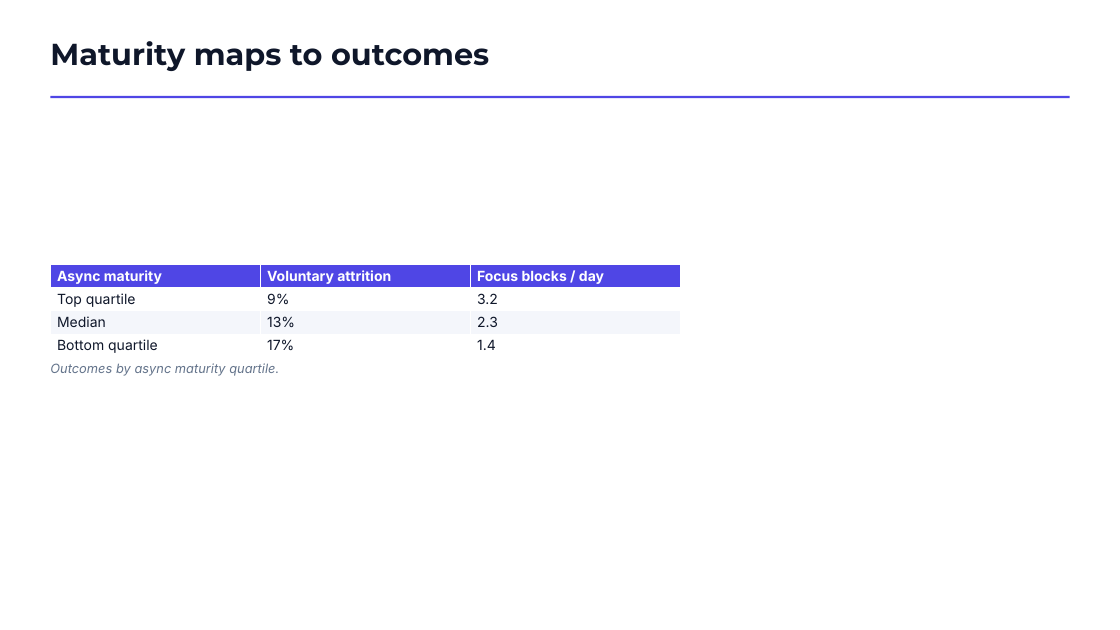
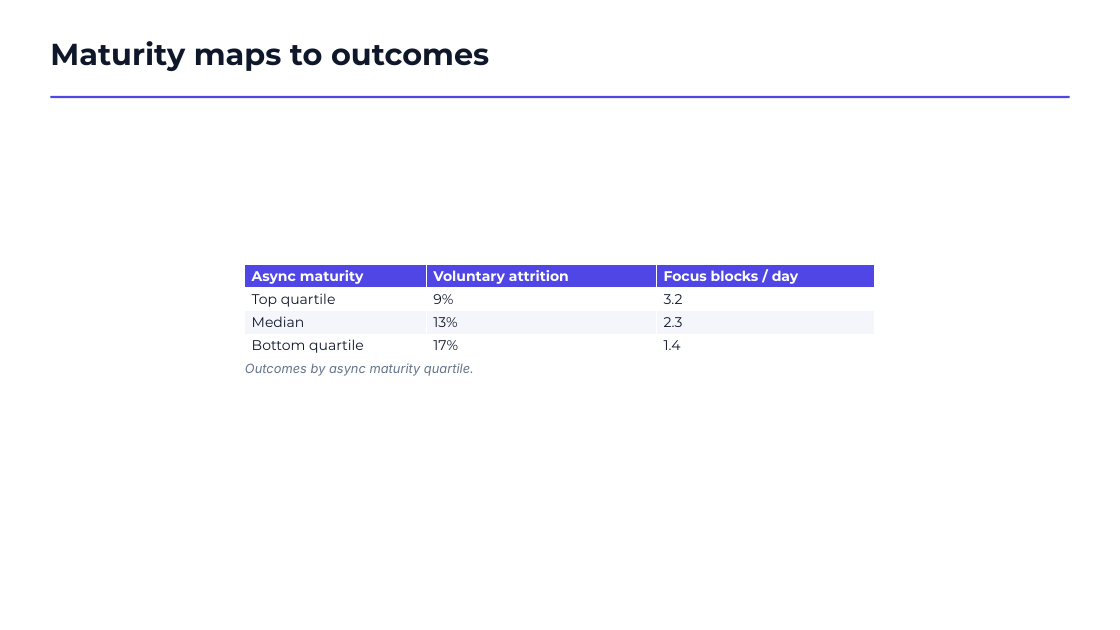
Before and after one commit to kirti34n/docloom, a slide deck: slide 8 of examples/output/showcase.pptx. Drawn at 1120x630 pixels with LibreOffice and Linux fonts; fonts in the diff are those of the drawing. Boxes give left, top, right and bottom in pixels: in the first picture for what was removed or moved away, otherwise in the second. Text is boxed around its words. In the diff, an @@ line names an element or a change of style, - is before the commit and + after.

```diff
--- a/examples/output/showcase.pptx
+++ b/examples/output/showcase.pptx
@@ table at [245,265,875,358] @@
@@ font Inter to Montserrat @@
@@ table: place and size @@
-table at [50,265,681,358]
+table at [245,265,875,358]
@@ text "Outcomes by async maturity quartile.": place and size @@
-text "Outcomes by async maturity quartile." at [50,363,279,376]
+text "Outcomes by async maturity quartile." at [245,363,474,376]
```
Also in this commit, not shown: 8 other slides changed, 39 other files.
